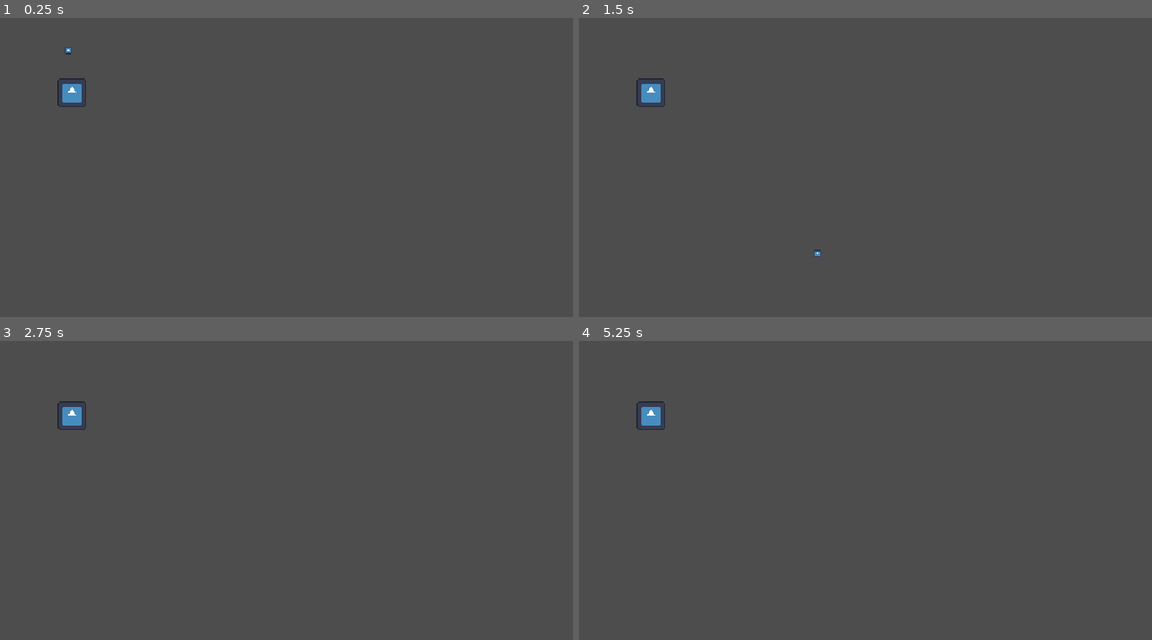
Above: before the commit, frames 1-4 (two rows, left to right).
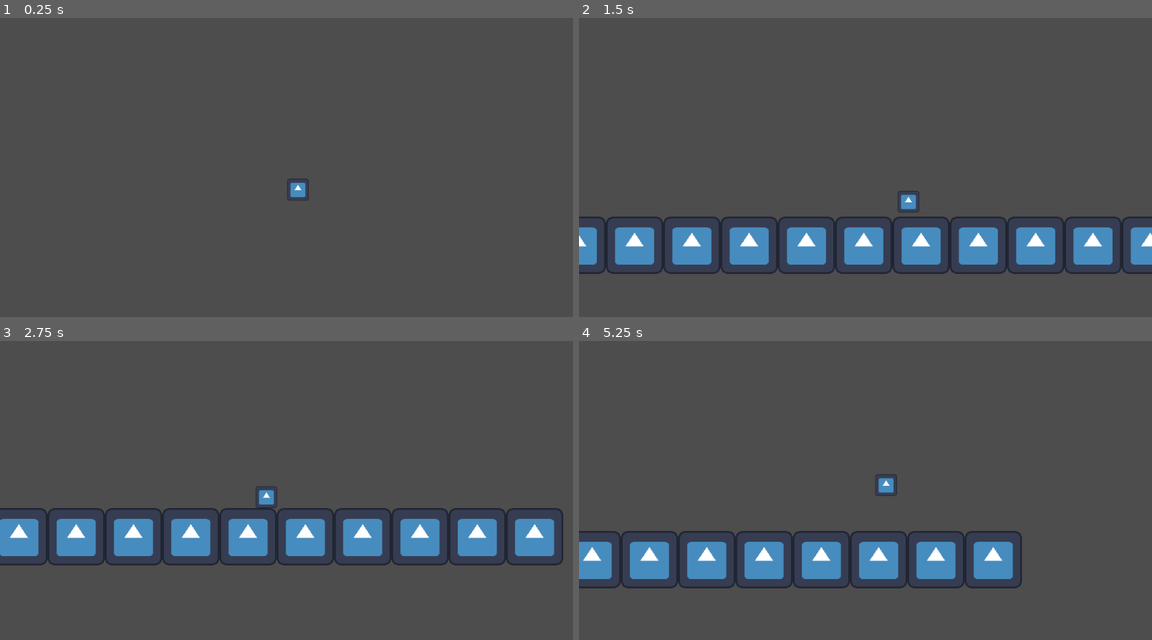
Above: after the commit, the same moments.

Repository: pcb3/neon
Game: Godot game, scene res://scenes/level.tscn
The game is run twice, just before and just after one commit, with the same random seed, the same clock (stepped at 60 frames per second) and the same inputs. The engine's default icon, where the game draws it, is replaced by a stand-in: a white triangle on a blue panel in a dark square.
Inputs:
- Up to frame 1 (0.25 s): no input
- Up to frame 2 (1.5 s): hold D (right) from 0.53 s (still down); tap W (jump) at 0.6, 0.77, 1.07, 1.35 s
- Up to frame 3 (2.75 s): tap W (jump) at 1.52, 1.82, 2.1 s; release D (right) at 2.03 s; hold A (left) from 2.03 s (still down)
- Up to frame 4 (5.25 s): release A (left) at 2.78 s; hold D (right) 2.78-4.28 s; tap W (jump) at 2.85, 3.02, 3.32, 3.6, 3.77, 4.07, 4.35, 4.52, 4.82, 5.1 s; hold A (left) 4.28-5.03 s; hold D (right) from 5.03 s (still down)

The runs differ from the first frame. In frame 1, 0.5% of the frame differs, in the area x 10-54%, y 10-62%; in frame 2, 11%, in the area x 0-100%, y 20-86%; in frame 3, 11%; in frame 4, 9.0%.

Commit message:
add camera and set game resolution

Diff:
--- a/project.godot
+++ b/project.godot
@@ -21,7 +21,7 @@
 window/size/viewport_height=360
 window/size/window_width_override=1920
 window/size/window_height_override=1080
-window/stretch/mode="viewport"
+window/stretch/mode="canvas_items"
 
 [input]
 
@@ -68,3 +68,6 @@
 textures/canvas_textures/default_texture_filter=0
 renderer/rendering_method="gl_compatibility"
 renderer/rendering_method.mobile="gl_compatibility"
+textures/lossless_compression/force_png=true
+2d/snap/snap_2d_transforms_to_pixel=true
+2d/snap/snap_2d_vertices_to_pixel=true
--- a/resources/PlayerData.tres
+++ b/resources/PlayerData.tres
@@ -4,8 +4,11 @@
 
 [resource]
 script = ExtResource("1_a77g8")
-max_speed = 100.0
-acceleration = 500.0
-jump_force = 200.0
-gravity = 980.0
+speed = 200
+acceleration = 800
+friction = 1000
+jump_height = 70.0
+jump_time_to_peak = 0.4
+jump_time_to_descent = 0.35
+health = 100
 metadata/_custom_type_script = "uid://binfqq77dwkf8"
--- a/scenes/block.tscn
+++ b/scenes/block.tscn
@@ -1,3 +1,17 @@
-[gd_scene format=3 uid="uid://do2jn6y0xga3k"]
+[gd_scene load_steps=3 format=3 uid="uid://do2jn6y0xga3k"]
+
+[ext_resource type="Texture2D" uid="uid://bkrl5l36skr4p" path="res://icon.svg" id="1_8r6n6"]
+
+[sub_resource type="RectangleShape2D" id="RectangleShape2D_cgrg5"]
+size = Vector2(64, 64)
 
 [node name="Block" type="StaticBody2D"]
+
+[node name="Sprite2D" type="Sprite2D" parent="."]
+scale = Vector2(0.5, 0.5)
+texture = ExtResource("1_8r6n6")
+centered = false
+
+[node name="CollisionShape2D" type="CollisionShape2D" parent="."]
+position = Vector2(32, 32)
+shape = SubResource("RectangleShape2D_cgrg5")
--- a/scenes/level.tscn
+++ b/scenes/level.tscn
@@ -1,25 +1,54 @@
-[gd_scene load_steps=5 format=3 uid="uid://b620uv0aleduv"]
+[gd_scene load_steps=3 format=3 uid="uid://b620uv0aleduv"]
 
-[ext_resource type="Texture2D" uid="uid://bkrl5l36skr4p" path="res://icon.svg" id="1_2q6dc"]
 [ext_resource type="PackedScene" uid="uid://snro545n512j" path="res://scenes/player.tscn" id="2_w7c3h"]
 [ext_resource type="PackedScene" uid="uid://do2jn6y0xga3k" path="res://scenes/block.tscn" id="2_w8frs"]
 
-[sub_resource type="RectangleShape2D" id="RectangleShape2D_2q6dc"]
-size = Vector2(32, 32)
+[node name="Level" type="Node2D"]
 
-[node name="Level" type="Node2D"]
+[node name="Camera2D" type="Camera2D" parent="."]
+position = Vector2(72, 24)
+position_smoothing_enabled = true
 
 [node name="Player" parent="." instance=ExtResource("2_w7c3h")]
 position = Vector2(72, 24)
 
+[node name="RemoteTransform2D" parent="Player" index="2"]
+remote_path = NodePath("../../Camera2D")
+
 [node name="Block" parent="." instance=ExtResource("2_w8frs")]
+position = Vector2(-192, 296)
 
-[node name="Sprite2D" type="Sprite2D" parent="Block"]
-position = Vector2(64, 88)
-scale = Vector2(0.25, 0.25)
-texture = ExtResource("1_2q6dc")
-centered = false
+[node name="Block2" parent="." instance=ExtResource("2_w8frs")]
+position = Vector2(-128, 296)
 
-[node name="CollisionShape2D" type="CollisionShape2D" parent="Block"]
-position = Vector2(80, 104)
-shape = SubResource("RectangleShape2D_2q6dc")
+[node name="Block3" parent="." instance=ExtResource("2_w8frs")]
+position = Vector2(-64, 296)
+
+[node name="Block4" parent="." instance=ExtResource("2_w8frs")]
+position = Vector2(0, 296)
+
+[node name="Block5" parent="." instance=ExtResource("2_w8frs")]
+position = Vector2(64, 296)
+
+[node name="Block6" parent="." instance=ExtResource("2_w8frs")]
+position = Vector2(128, 296)
+
+[node name="Block7" parent="." instance=ExtResource("2_w8frs")]
+position = Vector2(192, 296)
+
+[node name="Block8" parent="." instance=ExtResource("2_w8frs")]
+position = Vector2(256, 296)
+
+[node name="Block9" parent="." instance=ExtResource("2_w8frs")]
+position = Vector2(320, 296)
+
+[node name="Block10" parent="." instance=ExtResource("2_w8frs")]
+position = Vector2(384, 296)
+
+[node name="Block11" parent="." instance=ExtResource("2_w8frs")]
+position = Vector2(448, 296)
+
+[node name="Block12" parent="." instance=ExtResource("2_w8frs")]
+position = Vector2(512, 296)
+
+[editable path="Player"]
--- a/scenes/player.tscn
+++ b/scenes/player.tscn
@@ -4,22 +4,21 @@
 [ext_resource type="Texture2D" uid="uid://bkrl5l36skr4p" path="res://icon.svg" id="2_g2els"]
 
 [sub_resource type="RectangleShape2D" id="RectangleShape2D_g2els"]
-size = Vector2(6, 6)
+size = Vector2(24, 24)
 
 [node name="Player" type="CharacterBody2D"]
 collision_layer = 0
 collision_mask = 13
 script = ExtResource("1_g2els")
-jump_height = 50.0
-jump_time_to_peak = 0.5
-jump_time_to_descent = 0.3
 fall_gravity = 9.8
 
 [node name="Sprite2D" type="Sprite2D" parent="."]
-scale = Vector2(0.0625, 0.0625)
+scale = Vector2(0.1875, 0.1875)
 texture = ExtResource("2_g2els")
 centered = false
 
 [node name="CollisionShape2D" type="CollisionShape2D" parent="."]
-position = Vector2(4, 4)
+position = Vector2(12, 12)
 shape = SubResource("RectangleShape2D_g2els")
+
+[node name="RemoteTransform2D" type="RemoteTransform2D" parent="."]
--- a/scripts/player.gd
+++ b/scripts/player.gd
@@ -2,15 +2,15 @@
 
 var player_data =preload("res://resources/PlayerData.tres")
 
-@export var move_speed = 200
+#@export var move_speed = 200a
 
-@export var jump_height : float
-@export var jump_time_to_peak : float
-@export var jump_time_to_descent : float
+#@export var jump_height : float
+#@export var jump_time_to_peak : float
+#@export var jump_time_to_descent : float
 
-@onready var jump_velocity : float = ((2.0 * jump_height) / jump_time_to_peak) * -1.0
-@onready var jump_gravity : float = ((-2.0 * jump_height) / (jump_time_to_peak * jump_time_to_peak)) * -1.0
-@export var fall_gravity : float = ((-2.0 * jump_height) / (jump_time_to_descent * jump_time_to_descent)) * -1.0
+@onready var jump_velocity : float = ((2.0 * player_data.jump_height) / player_data.jump_time_to_peak) * -1.0
+@onready var jump_gravity : float = ((-2.0 * player_data.jump_height) / (player_data.jump_time_to_peak * player_data.jump_time_to_peak)) * -1.0
+@export var fall_gravity : float = ((-2.0 * player_data.jump_height) / (player_data.jump_time_to_descent * player_data.jump_time_to_descent)) * -1.0
 
 func _physics_process(delta: float) -> void:
 	# Add the gravity.
